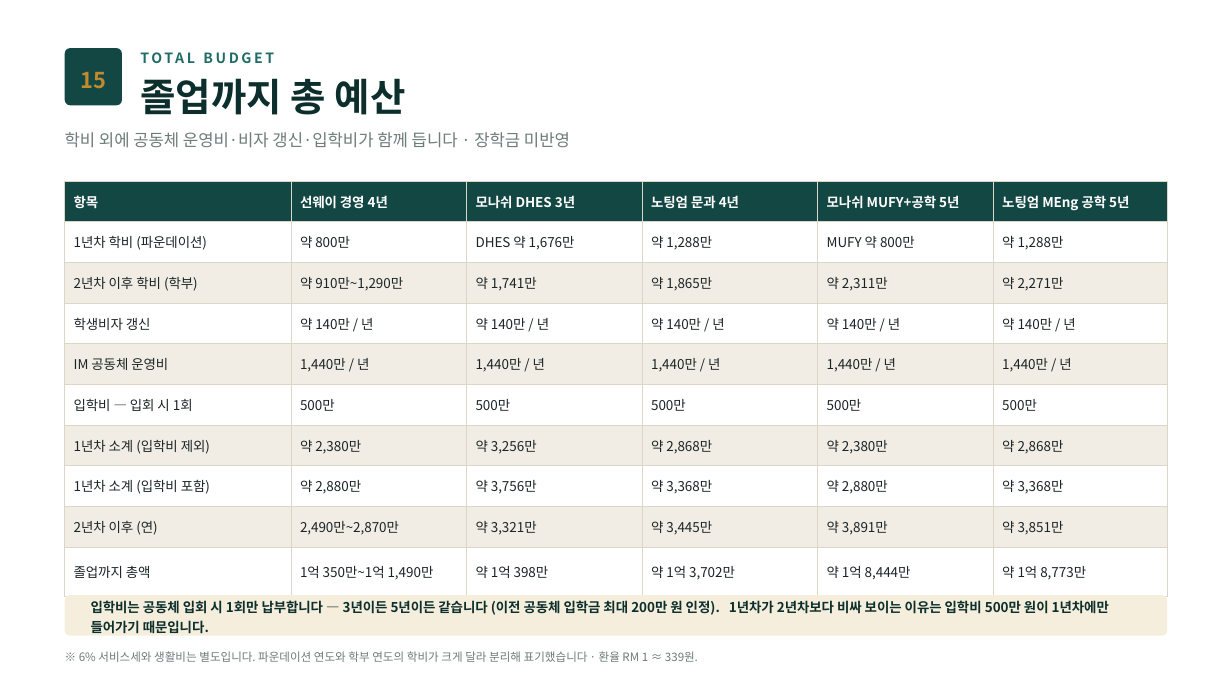
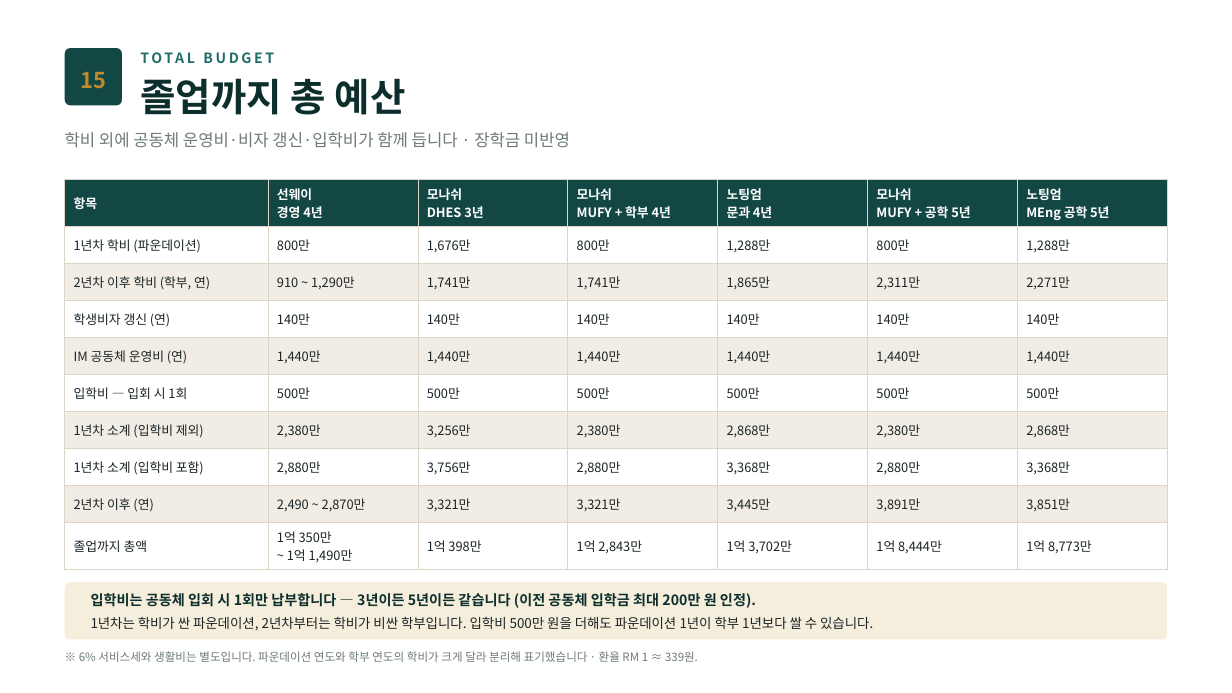
Before and after one commit to ChampionJohan/Johan, a slide deck: slide 20 of design/malaysia-study-live/IM말레이시아_입학안내문_2027_완성본.pptx. Drawn at 1232x693 pixels with LibreOffice and Linux fonts; fonts in the diff are those of the drawing. Boxes give left, top, right and bottom in pixels: in the first picture for what was removed or moved away, otherwise in the second. Text is boxed around its words. In the diff, an @@ line names an element or a change of style, - is before the commit and + after.

```diff
--- a/design/malaysia-study-live/IM말레이시아_입학안내문_2027_완성본.pptx
+++ b/design/malaysia-study-live/IM말레이시아_입학안내문_2027_완성본.pptx
@@ table at (65, 179, 1166, 566) @@
-column 1: 항목 | 1년차 학비 (파운데이션) | 2년차 이후 학비 (학부) | 학생비자 갱신 | IM 공동체 운영비 | 입학비 — 입회 시 1회 | 1년차 소계 (입학비 제외) | 1년차 소계 (입학비 포함) | 2년차 이후 (연) | 졸업까지 총액
-column 2: 선웨이 경영 4년 | 약 800만 | 약 910만~1,290만 | 약 140만 / 년 | 1,440만 / 년 | 500만 | 약 2,380만 | 약 2,880만 | 2,490만~2,870만 | 1억 350만~1억 1,490만
-column 3: 모나쉬 DHES 3년 | DHES 약 1,676만 | 약 1,741만 | 약 140만 / 년 | 1,440만 / 년 | 500만 | 약 3,256만 | 약 3,756만 | 약 3,321만 | 약 1억 398만
-column 4: 노팅엄 문과 4년 | 약 1,288만 | 약 1,865만 | 약 140만 / 년 | 1,440만 / 년 | 500만 | 약 2,868만 | 약 3,368만 | 약 3,445만 | 약 1억 3,702만
-column 5: 모나쉬 MUFY+공학 5년 | MUFY 약 800만 | 약 2,311만 | 약 140만 / 년 | 1,440만 / 년 | 500만 | 약 2,380만 | 약 2,880만 | 약 3,891만 | 약 1억 8,444만
-column 6: 노팅엄 MEng 공학 5년 | 약 1,288만 | 약 2,271만 | 약 140만 / 년 | 1,440만 / 년 | 500만 | 약 2,868만 | 약 3,368만 | 약 3,851만 | 약 1억 8,773만
+column 1: 항목 | 1년차 학비 (파운데이션) | 2년차 이후 학비 (학부, 연) | 학생비자 갱신 (연) | IM 공동체 운영비 (연) | 입학비 — 입회 시 1회 | 1년차 소계 (입학비 제외) | 1년차 소계 (입학비 포함) | 2년차 이후 (연) | 졸업까지 총액
+column 2: 선웨이 / 경영 4년 | 800만 | 910 ~ 1,290만 | 140만 | 1,440만 | 500만 | 2,380만 | 2,880만 | 2,490 ~ 2,870만 | 1억 350만 / ~ 1억 1,490만
+column 3: 모나쉬 / DHES 3년 | 1,676만 | 1,741만 | 140만 | 1,440만 | 500만 | 3,256만 | 3,756만 | 3,321만 | 1억 398만
+column 4: 모나쉬 / MUFY + 학부 4년 | 800만 | 1,741만 | 140만 | 1,440만 | 500만 | 2,380만 | 2,880만 | 3,321만 | 1억 2,843만
+column 5: 노팅엄 / 문과 4년 | 1,288만 | 1,865만 | 140만 | 1,440만 | 500만 | 2,868만 | 3,368만 | 3,445만 | 1억 3,702만
+column 6: 모나쉬 / MUFY + 공학 5년 | 800만 | 2,311만 | 140만 | 1,440만 | 500만 | 2,380만 | 2,880만 | 3,891만 | 1억 8,444만
+column 7: 노팅엄 / MEng 공학 5년 | 1,288만 | 2,271만 | 140만 | 1,440만 | 500만 | 2,868만 | 3,368만 | 3,851만 | 1억 8,773만
@@ rounded rectangle: place and size @@
-rounded rectangle at (65, 595, 1167, 636)
+rounded rectangle at (65, 582, 1167, 640)
@@ rounded rectangle at (65, 582, 1167, 640): proportions changed @@
@@ text at (91, 593, 756, 608): text changed; size 10.5 to 11 pt @@
-입학비는 공동체 입회 시 1회만 납부합니다 — 3년이든 5년이든 같습니다 (이전 공동체 입학금 최대 200만 원 인정). 1년차가 2년차보다 비싸 보이는 이유는 입학비 500만 원이 1년차에만 들어가기 때문입니다.
+입학비는 공동체 입회 시 1회만 납부합니다 — 3년이든 5년이든 같습니다 (이전 공동체 입학금 최대 200만 원 인정).
@@ text "입학비는 공동체 입회 시 1회만 ..." at (91, 593, 756, 608): vertical alignment middle to top @@
@@ text added at (91, 617, 873, 630), 10.5 pt, text #1B2426 @@
+1년차는 학비가 싼 파운데이션, 2년차부터는 학비가 비싼 학부입니다. 입학비 500만 원을 더해도 파운데이션 1년이 학부 1년보다 쌀 수 있습니다.
```
Also in this commit, not shown: 11 other files.
